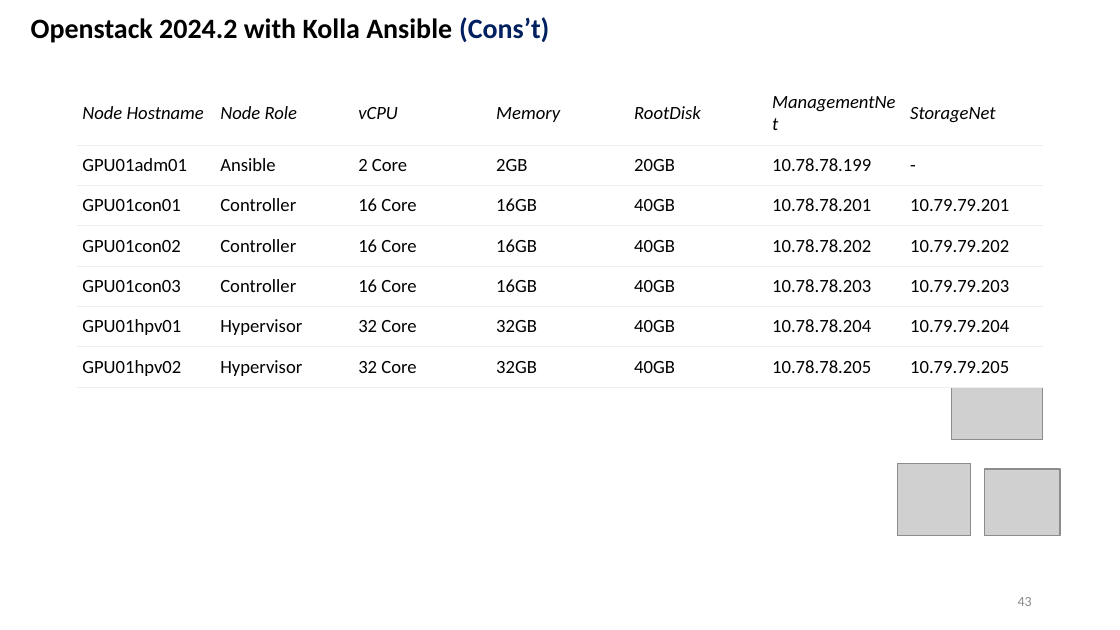
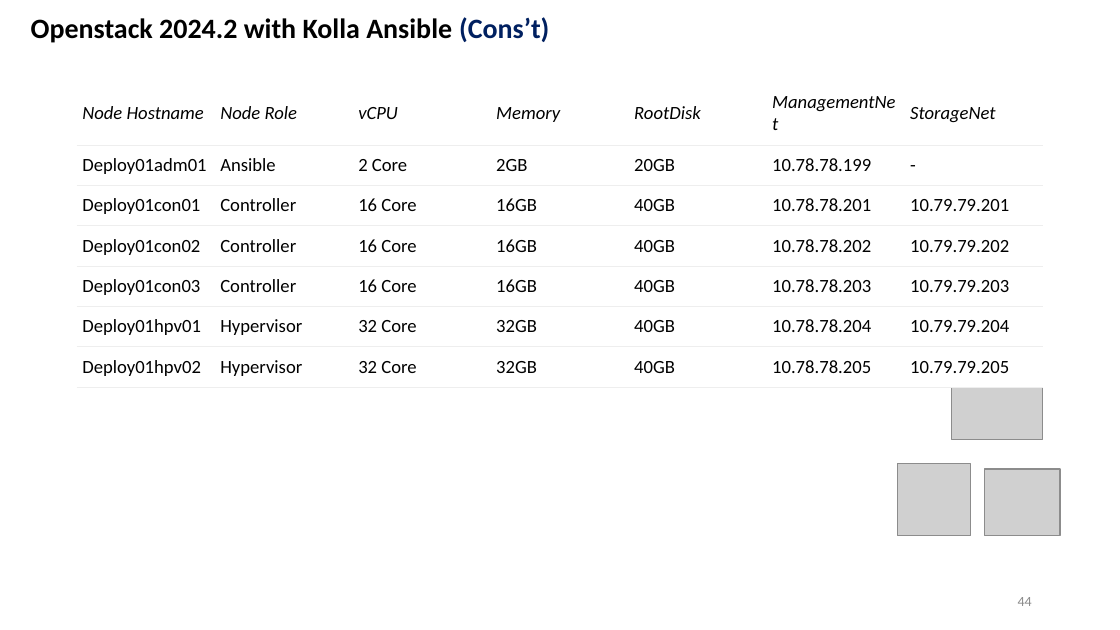
Before and after one commit to amelcharolinesgn2/ClouD-Infrastructure-SISKA-2025, a slide deck: slide 44 of Cource_LAB_Kolla Ansible OpenStack Installation-Ubuntu server22-04.pptx (slide 43 before the commit). Drawn at 1120x630 pixels with LibreOffice and Linux fonts; fonts in the diff are those of the drawing; grey boxes stand for pictures. Boxes give left, top, right and bottom in pixels: in the first picture for what was removed or moved away, otherwise in the second. Text is boxed around its words. In the diff, an @@ line names an element or a change of style, - is before the commit and + after.

```diff
--- a/Cource_LAB_Kolla Ansible OpenStack Installation-Ubuntu server22-04.pptx
+++ b/Cource_LAB_Kolla Ansible OpenStack Installation-Ubuntu server22-04.pptx
@@ table at (77,82,1042,388) @@
-row 2, column 1: GPU01adm01
+row 2, column 1: Deploy01adm01
-row 3, column 1: GPU01con01
+row 3, column 1: Deploy01con01
-row 4, column 1: GPU01con02
+row 4, column 1: Deploy01con02
-row 5, column 1: GPU01con03
+row 5, column 1: Deploy01con03
-row 6, column 1: GPU01hpv01
+row 6, column 1: Deploy01hpv01
-row 7, column 1: GPU01hpv02
+row 7, column 1: Deploy01hpv02
@@ page number at (1018,597,1032,606): text changed @@
-43
+44
```
Also in this commit, not shown: 2 other slides changed, 26 slides added, 1 other file.
